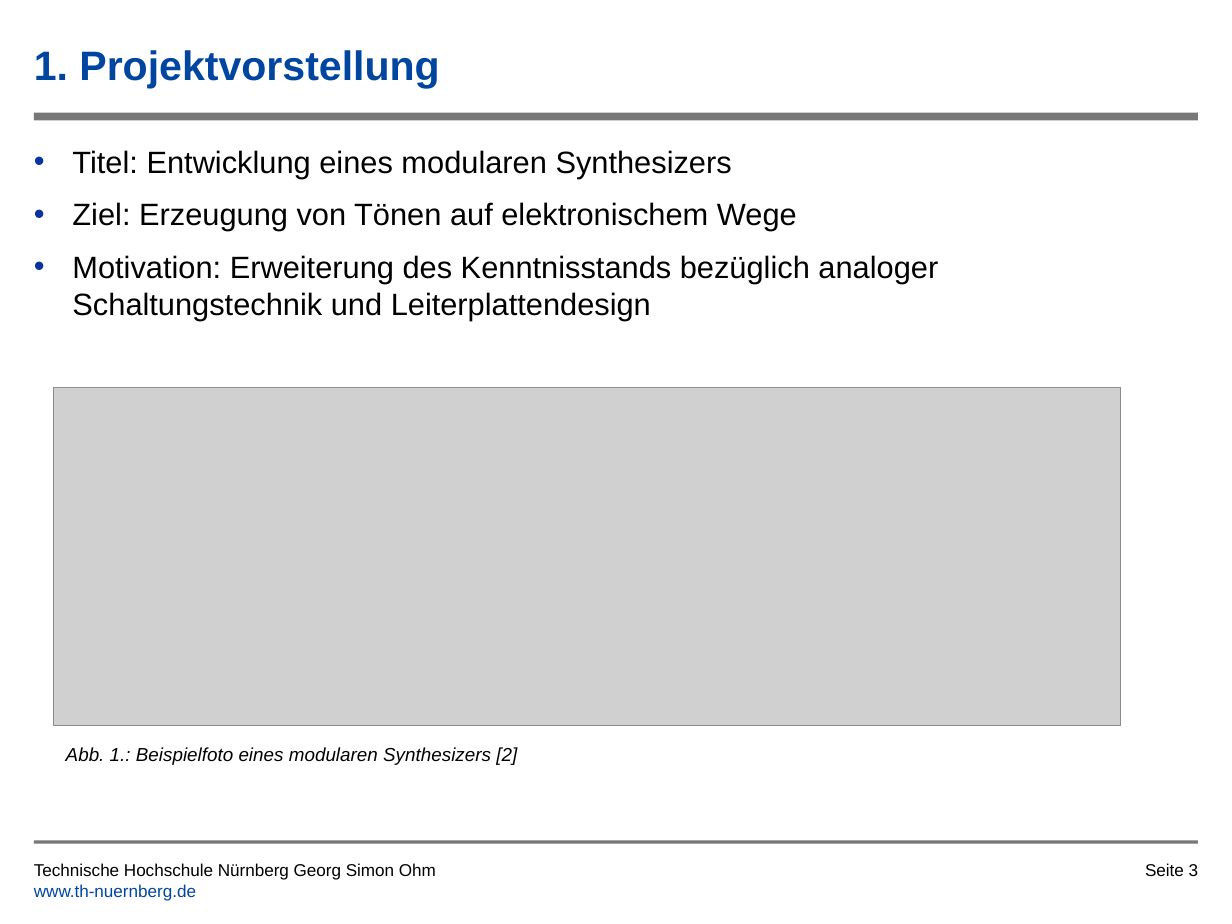
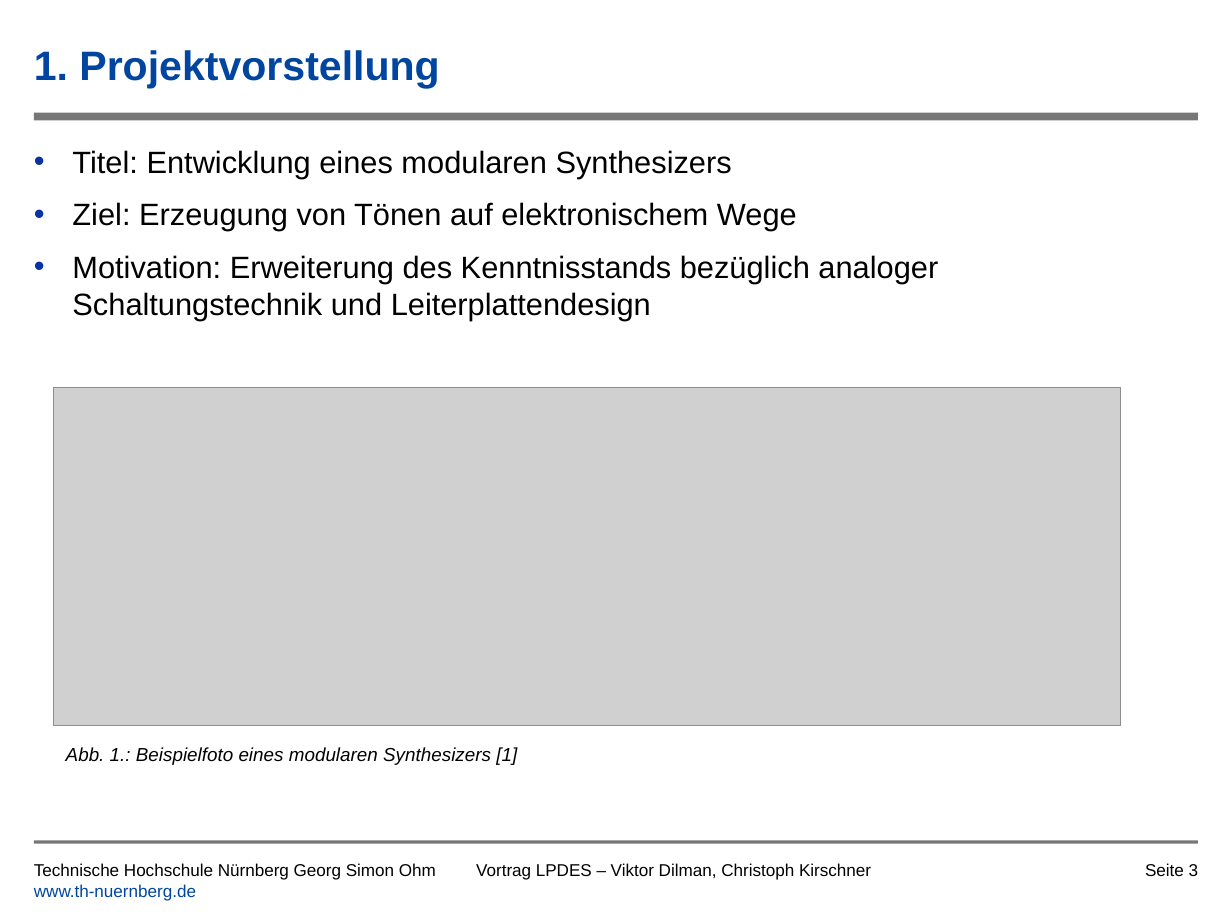
Before and after one commit to tsedlmeier/Synthesizer, a slide deck: slide 3 of Vortrag/Leiterplatte_als_Musikinstrument_Kirschner_Dilman.pptx. Drawn at 1232x924 pixels with LibreOffice and Linux fonts; fonts in the diff are those of the drawing; grey boxes stand for pictures; background and template pictures are left out. Boxes give left, top, right and bottom in pixels: in the first picture for what was removed or moved away, otherwise in the second. Text is boxed around its words. In the diff, an @@ line names an element or a change of style, - is before the commit and + after.

Commit message:
Vortrag überarbeitet

```diff
--- a/Vortrag/Leiterplatte_als_Musikinstrument_Kirschner_Dilman.pptx
+++ b/Vortrag/Leiterplatte_als_Musikinstrument_Kirschner_Dilman.pptx
@@ text at [66, 747, 517, 765]: text changed @@
-Abb. 1.: Beispielfoto eines modularen Synthesizers [2]
+Abb. 1.: Beispielfoto eines modularen Synthesizers [1]
@@ text added at [476, 863, 871, 880], 10 pt, text #000000 @@
+Vortrag LPDES – Viktor Dilman, Christoph Kirschner
```
Also in this commit, not shown: 13 other slides changed, 1 other file.
